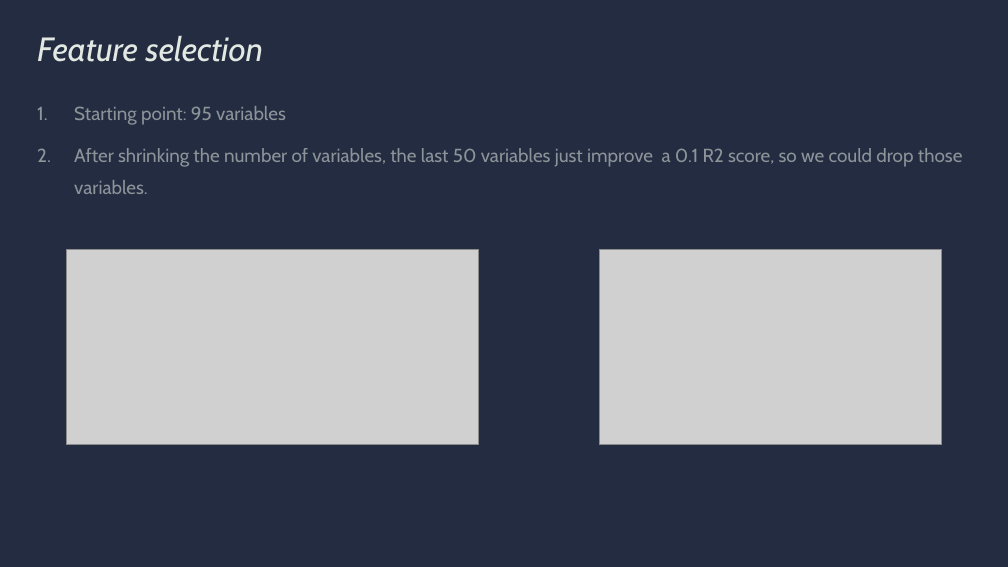
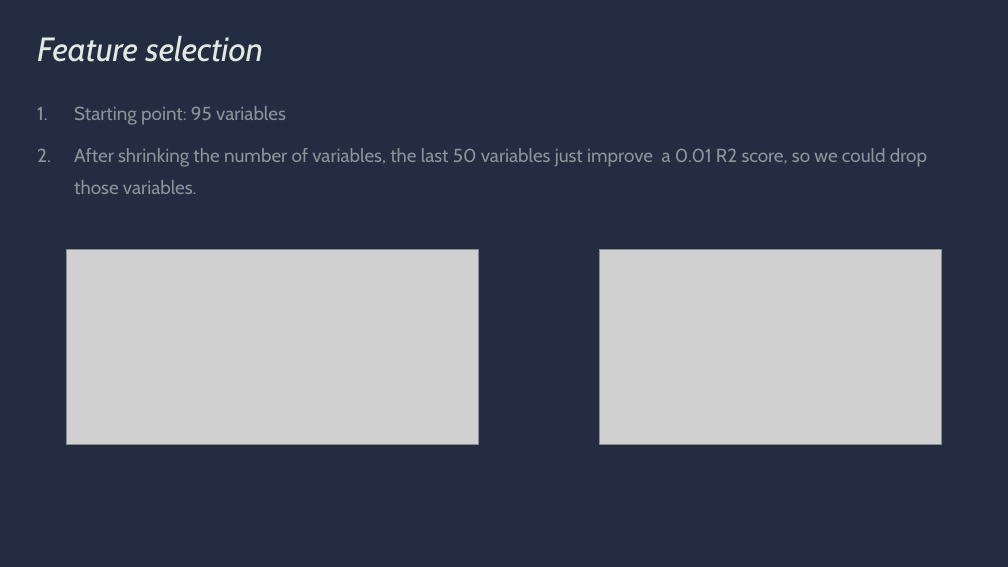
Before and after one commit to SergiGuasch/hangover, a slide deck: slide 5 of Presentation_Hangover.pptx (slide 4 before the commit). Drawn at 1008x567 pixels with LibreOffice and Linux fonts; fonts in the diff are those of the drawing; grey boxes stand for pictures. Boxes give left, top, right and bottom in pixels: in the first picture for what was removed or moved away, otherwise in the second. Text is boxed around its words. In the diff, an @@ line names an element or a change of style, - is before the commit and + after.

```diff
--- a/Presentation_Hangover.pptx
+++ b/Presentation_Hangover.pptx
@@ text at <box>74,148,927,194</box>: text changed @@
-2. After shrinking the number of variables, the last 50 variables just improve a 0.1 R2 score, so we could drop those variables.
+2. After shrinking the number of variables, the last 50 variables just improve a 0.01 R2 score, so we could drop those variables.
```
Also in this commit, not shown: 2 other slides changed, 2 slides added.
